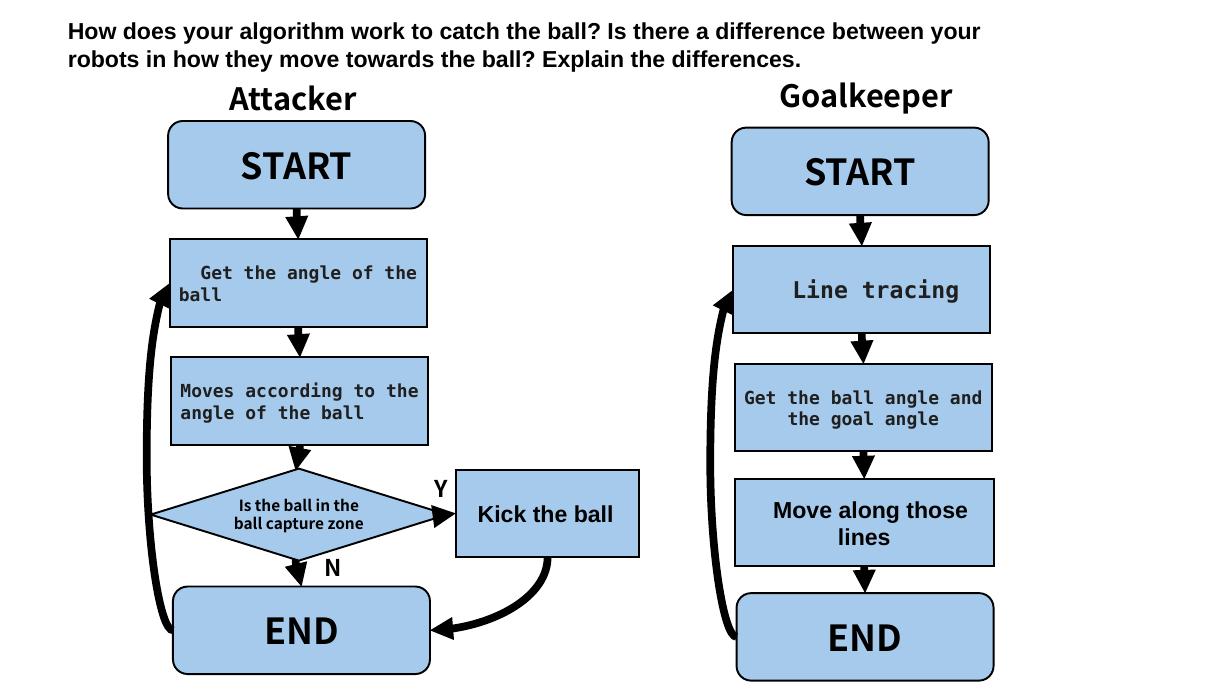
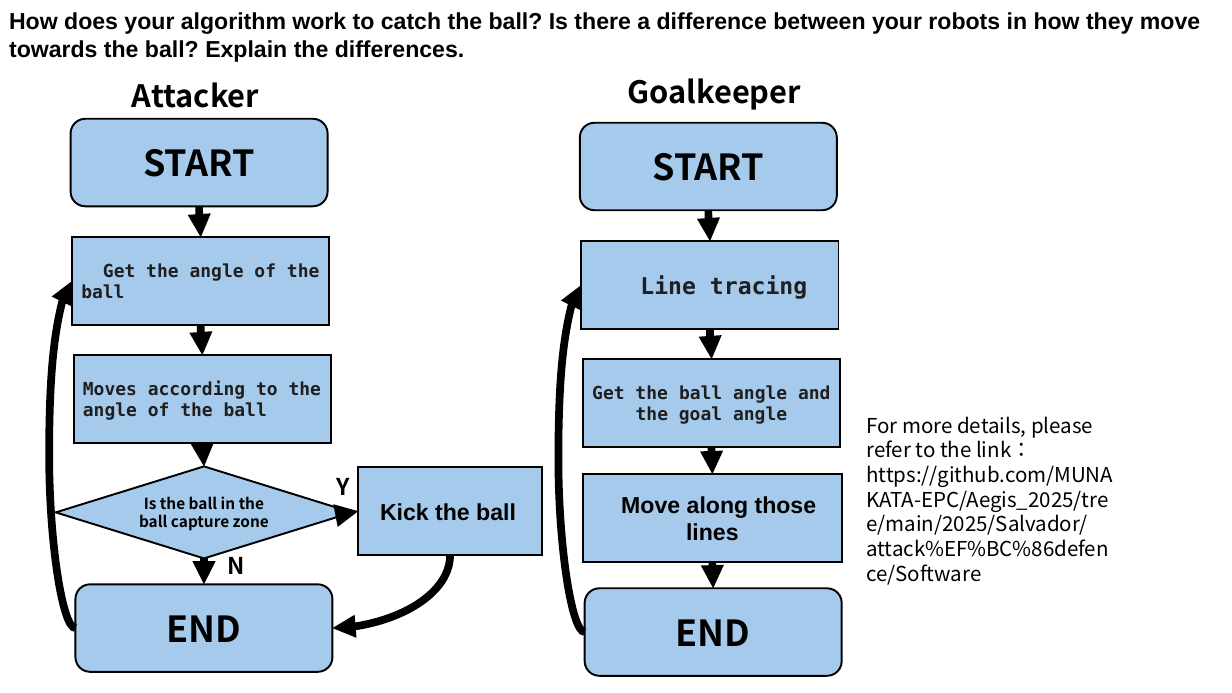
Before and after one commit to MUNAKATA-EPC/Aegis_2025, a slide deck: slide 3 of 2025/Salvador/TDP/About Software/flowchart.pptx. Drawn at 1232x693 pixels with LibreOffice and Linux fonts; fonts in the diff are those of the drawing. Boxes give left, top, right and bottom in pixels: in the first picture for what was removed or moved away, otherwise in the second. Text is boxed around its words. In the diff, an @@ line names an element or a change of style, - is before the commit and + after.

Commit message:
TDP link

```diff
--- a/2025/Salvador/TDP/About Software/flowchart.pptx
+++ b/2025/Salvador/TDP/About Software/flowchart.pptx
@@ text "How does your algorithm work ..." rewrapped from box(68, 22, 981, 72) to box(9, 12, 1200, 62) @@
@@ curved arrow moved from (297, 209) - (299, 239) to (199, 206) - (201, 238) @@
@@ 2 texts, 1 rounded rectangle, 1 rectangle, 1 curved arrow: place and size @@
-2 texts, 1 rounded rectangle, 1 rectangle, 1 curved arrow at box(147, 85, 427, 630)
+2 texts, 1 rounded rectangle, 1 rectangle, 1 curved arrow at box(49, 82, 329, 628)
@@ 1 rectangle, 1 text, 1 curved arrow: place and size @@
-1 rectangle, 1 text, 1 curved arrow at box(711, 82, 991, 637)
+1 rectangle, 1 text, 1 curved arrow at box(558, 78, 838, 632)
@@ curved arrow moved from (299, 327) - (300, 358) to (201, 324) - (202, 355) @@
@@ text added at box(866, 416, 1113, 585), 16 pt, text #000000 @@
+For more details, please refer to the link：https://github.com/MUNAKATA-EPC/Aegis_2025/tree/main/2025/Salvador/attack%EF%BC%86defence/Software
@@ 2 curved arrows, 1 diamond, 1 rectangle, 1 text: place and size @@
-2 curved arrows, 1 diamond, 1 rectangle, 1 text at box(151, 445, 640, 630)
+2 curved arrows, 1 diamond, 1 rectangle, 1 text at box(55, 443, 543, 628)
@@ 4 curved arrows, 2 rounded rectangles, 2 rectangles: place and size @@
-4 curved arrows, 2 rounded rectangles, 2 rectangles at box(732, 128, 994, 681)
+4 curved arrows, 2 rounded rectangles, 2 rectangles at box(580, 123, 842, 677)
@@ 1 rounded rectangle, 1 rectangle, 1 curved arrow: place and size @@
-1 rounded rectangle, 1 rectangle, 1 curved arrow at box(171, 358, 456, 675)
+1 rounded rectangle, 1 rectangle, 1 curved arrow at box(74, 355, 359, 672)
@@ curved arrow moved from (296, 558) - (301, 587) to (204, 558) - (204, 584) @@
```
Also in this commit, not shown: 5 other slides changed, 5 other files.
